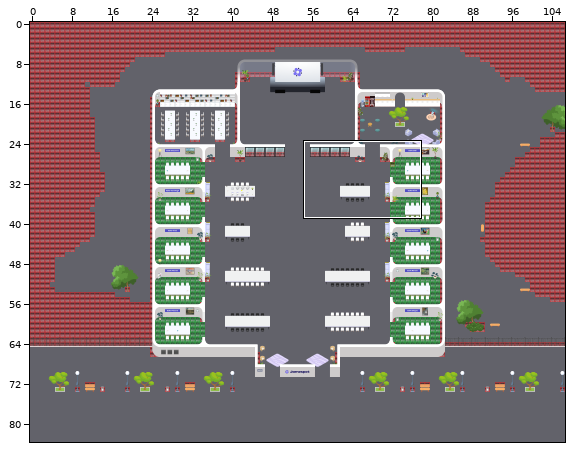
Tiled map -- 2026-new-Jland/jland.tmx. Above, an overview of the earlier version with the close-up marked.
Close-up. Earlier state:
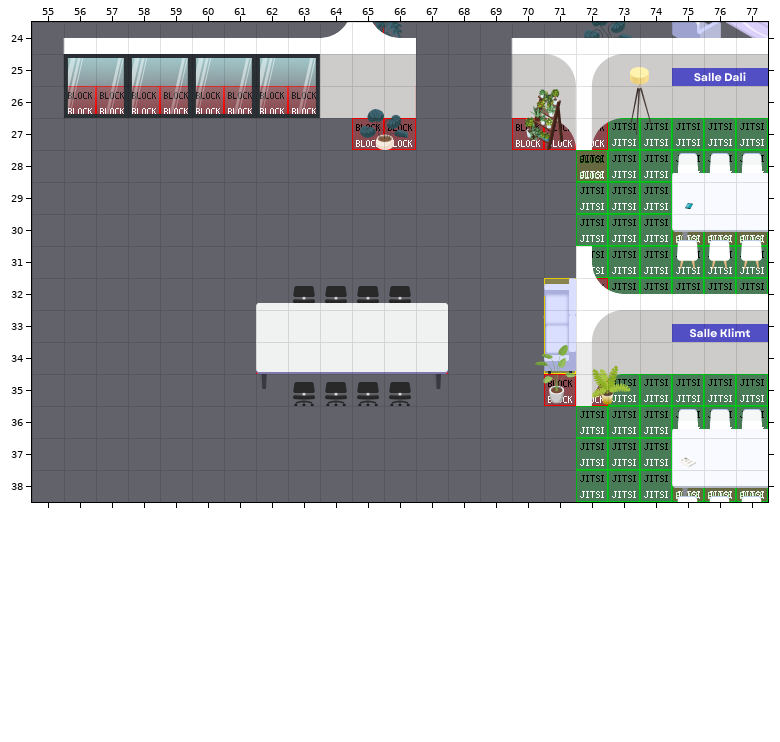
Cells are 32x32 px. Shown: x 55..77, y 24..38. The commit also changed other parts of the map, which this record leaves out. Not drawn, because the pictures are missing: unchanged layer "bg".
After:
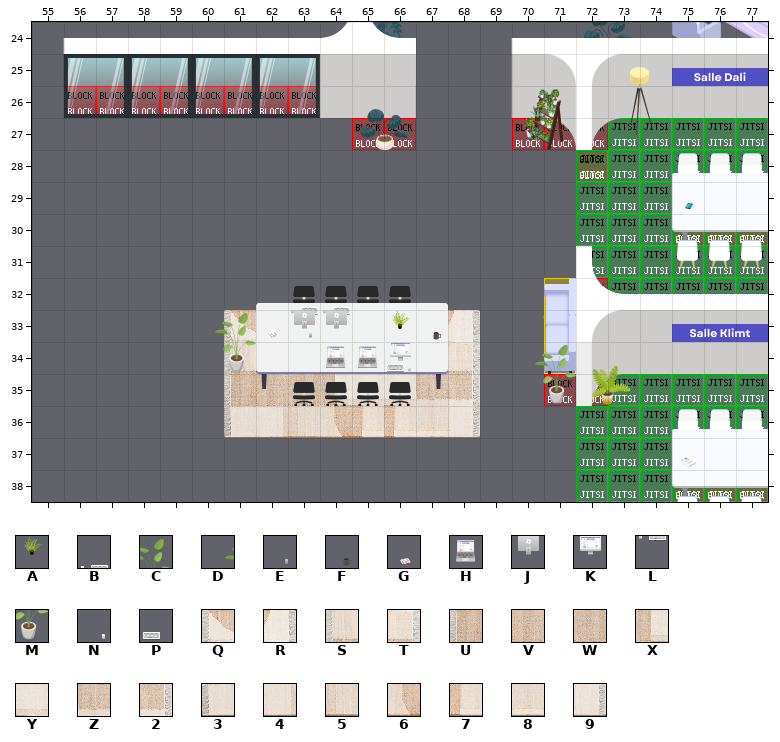
Key: from "Misc": A 647, B 812, C 814 flipped left-right, D 815 flipped left-right, E 816, F 817 flipped left-right, G 818, H 819, J 820, K 821, L 852, M 854 flipped left-right, N 860, P 861; from "tapis": Q 7, R 13, S 27, T 33, U 47, V 48, W 49, X 50, Y 51, Z 52, 2 53, 3 67, 4 68, 5 69, 6 70, 7 71, 8 72, 9 73.
_ is an empty cell.
What changed:
Layer "grillage":
y 33: x 61 _ -> Q; x 68 _ -> R
y 34: x 61 _ -> S; x 68 _ -> T
y 35: x 61..68 ________ -> UVWXYYZ2
y 36: x 61..68 ________ -> 34567789
Layer "Wall Down":
y 33: x 63 _ -> E
y 34: x 61 _ -> M; x 64..66 ___ -> HHP
Layer "Misc above walls":
y 34: x 66 _ -> N
Layer "Bureaux Up":
y 33: x 60..62 ___ -> DCG; x 66..67 __ -> AF
y 34: x 66 _ -> K
Layer "Wall Up":
y 32: x 63..64 __ -> BB
y 33: x 63..64 __ -> LL
Layer "Misc up":
y 33: x 63..64 __ -> JJ
